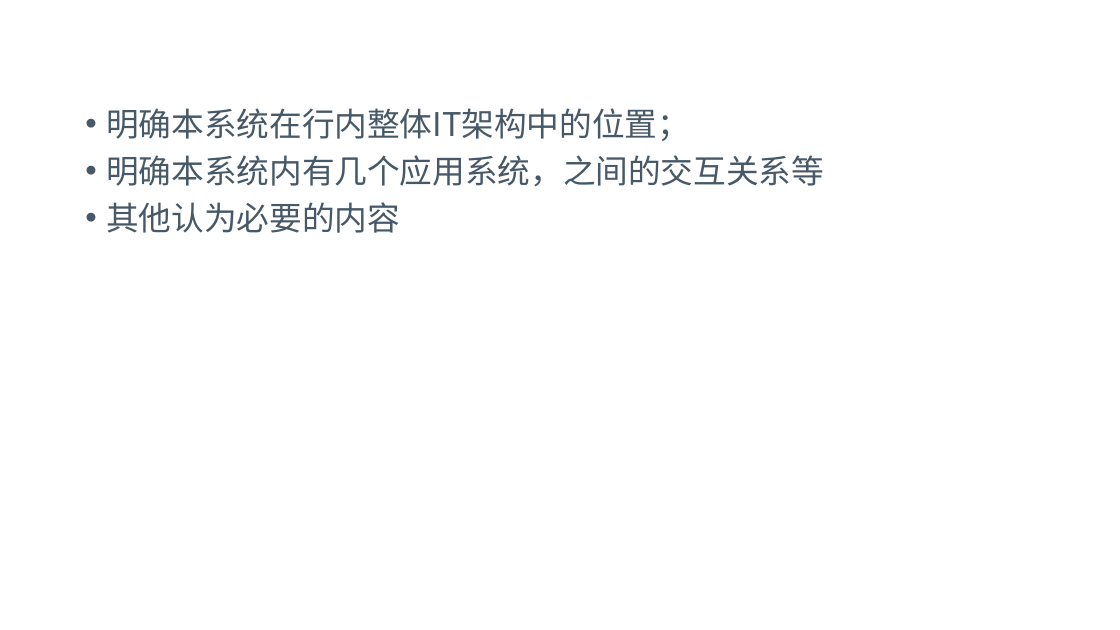
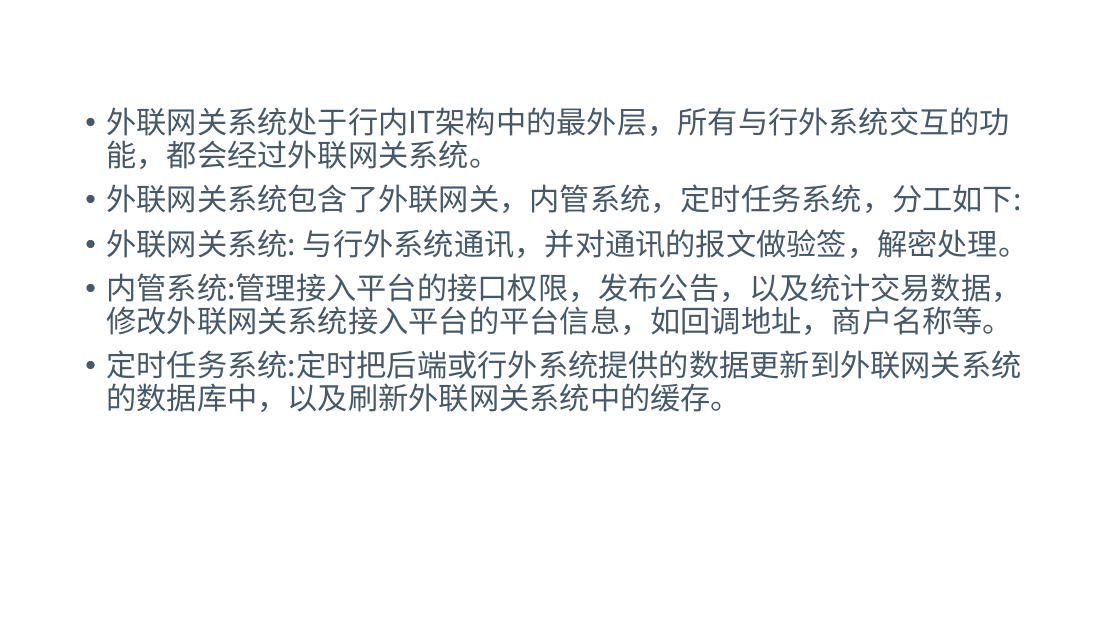
Before and after one commit to z467247132/level_up, a slide deck: slide 7 of 03案例分享/项目案例.pptx (slide 6 before the commit). Drawn at 1120x630 pixels with LibreOffice and Linux fonts; fonts in the diff are those of the drawing; background and template pictures are left out. Boxes give left, top, right and bottom in pixels: in the first picture for what was removed or moved away, otherwise in the second. Text is boxed around its words. In the diff, an @@ line names an element or a change of style, - is before the commit and + after.

Commit message:
更新

```diff
--- a/03案例分享/项目案例.pptx
+++ b/03案例分享/项目案例.pptx
@@ text at (x1=106, y1=107, x2=1028, y2=412): text changed; size 28 to 25.9 pt @@
-• 明确本系统在行内整体IT架构中的位置；
-• 明确本系统内有几个应用系统，之间的交互关系等
-• 其他认为必要的内容
+• 外联网关系统处于行内IT架构中的最外层，所有与行外系统交互的功能，都会经过外联网关系统。
+• 外联网关系统包含了外联网关，内管系统，定时任务系统，分工如下:
+• 外联网关系统: 与行外系统通讯，并对通讯的报文做验签，解密处理。
+• 内管系统:管理接入平台的接口权限，发布公告，以及统计交易数据，修改外联网关系统接入平台的平台信息，如回调地址，商户名称等。
+• 定时任务系统:定时把后端或行外系统提供的数据更新到外联网关系统的数据库中，以及刷新外联网关系统中的缓存。
```
Also in this commit, not shown: 2 other slides changed, 2 slides added, 1 slide removed, 3 other files.
